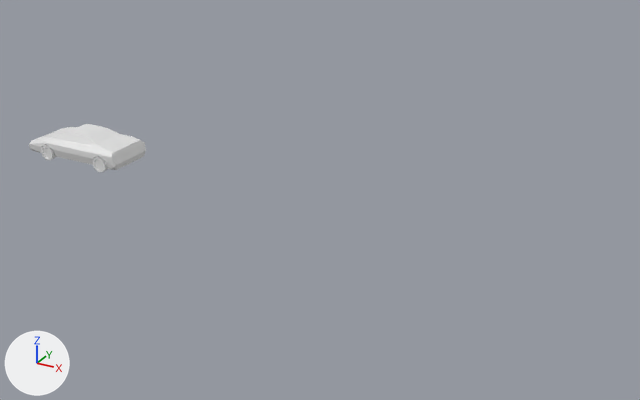
The FBX model game/Assets/Towers/Wheels/WheelsDeci.fbx, before and after one commit.
Camera for both pictures: a camera (50 mm lens) standing at (0.604, -0.621, 0.32) and looking at (0.257, 0.012, 0.004). The axes (+X, +Y, +Z) are drawn at lower left. The lights are the same throughout. Where no turn or scale is listed for an object, it has been applied to the vertices.
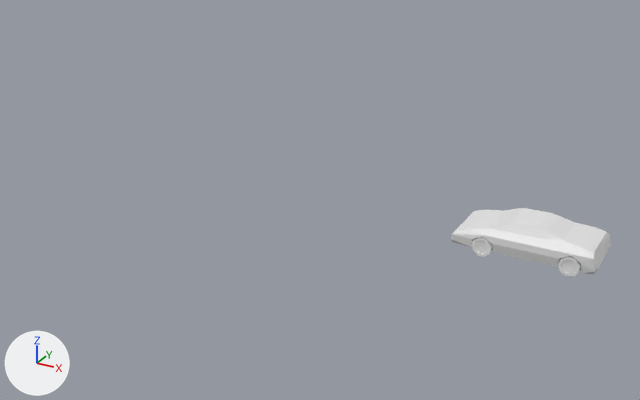
Where the change shows, as pixel boxes (x1, y1, x2, y2) in the pictures (640 x 400 px):
'Cube', reshaped, moved (36% wider, 47% taller)
    before: (29, 124, 146, 170)
    after: (451, 208, 611, 276)
'Cylinder', deleted
    before: (41, 145, 108, 172)
part 1 of me_cube, added
    after: (558, 256, 582, 276)
part 2 of me_cube, added
    after: (472, 237, 493, 257)
part 3 of me_cube, built on
    before: (34, 124, 146, 170)
    after: (456, 208, 611, 268)

The change, as a list of edits to the scene's bpy script:
```text
Change me_cube:
    used by ob_cube; location = (0.0, 0.0, 0.0)
    remove me_cube.from_pydata(...)  # 79 vertices, 101 faces; spans x -0.0591..0.0538, y -0.0245..0.0243, z 0.003..0.0305
    add me_cube.from_pydata(...)  # 290 vertices, 387 faces; spans x -0.0591..0.0538, y -0.0247..0.0247, z 0.0..0.0305
    me_cube part 1: a new loose piece of 49 vertices spanning x 0.0257..0.0414, y -0.0247..-0.0142, z 0.0..0.0158
    me_cube part 2: a new loose piece of 48 vertices spanning x -0.0417..-0.0259, y -0.0247..-0.0142, z 0.0..0.0158
    me_cube part 3
    19 faces are deleted
    14 vertices are added at x -0.0591..0.0538, y -0.0001..0.0001, z 0.0042..0.0305
    5 new vertices lie (0.0, -0.0149, 0.0) away from vertices in x -0.0427..0.0434, y 0.0149, z 0.003..0.0299
    38 new faces join them
Remove ob_cylinder:
    ob_cylinder = bpy.data.objects.new('Cylinder', me_cylinder)
    ob_cylinder.location = (0.0, 0.0, 0.0)
Change ob_cube:
    ob_cube.location: (0.0, 0.0, 0.0) -> (0.4521, 0.0, 0.0044)
```
